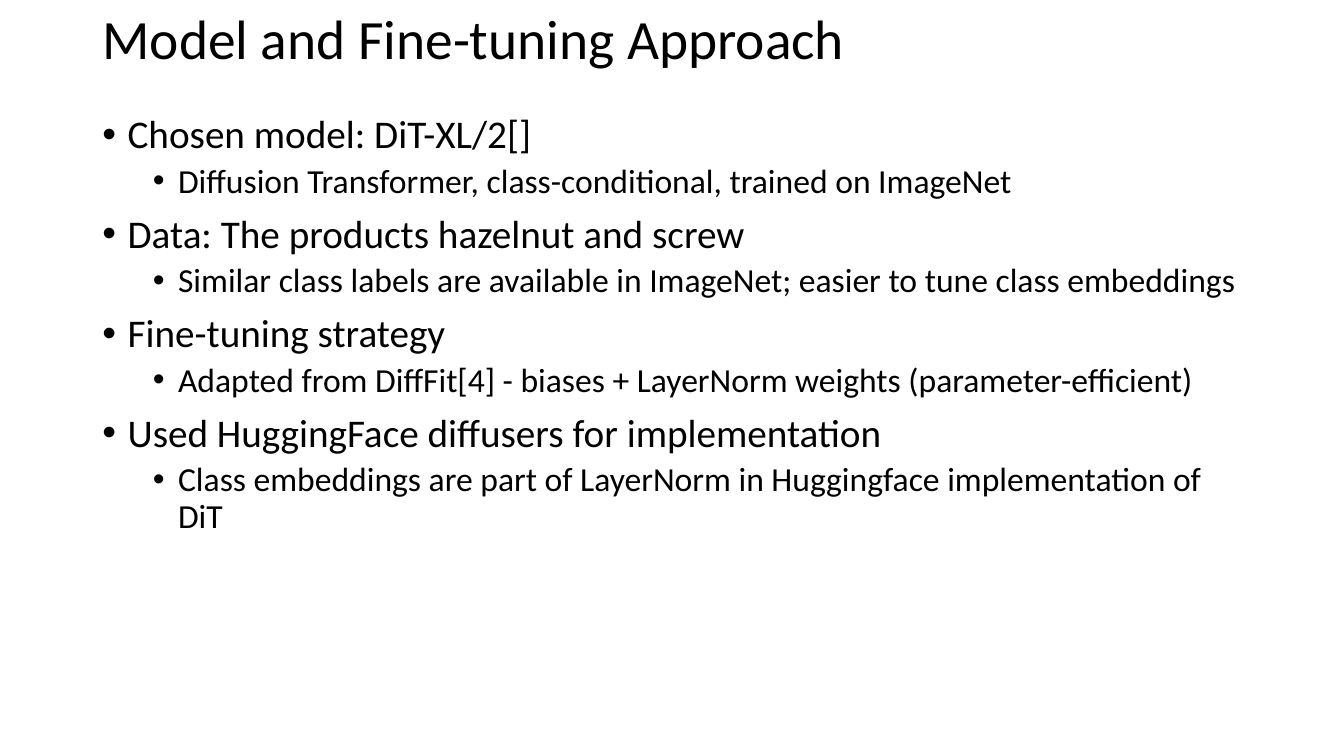
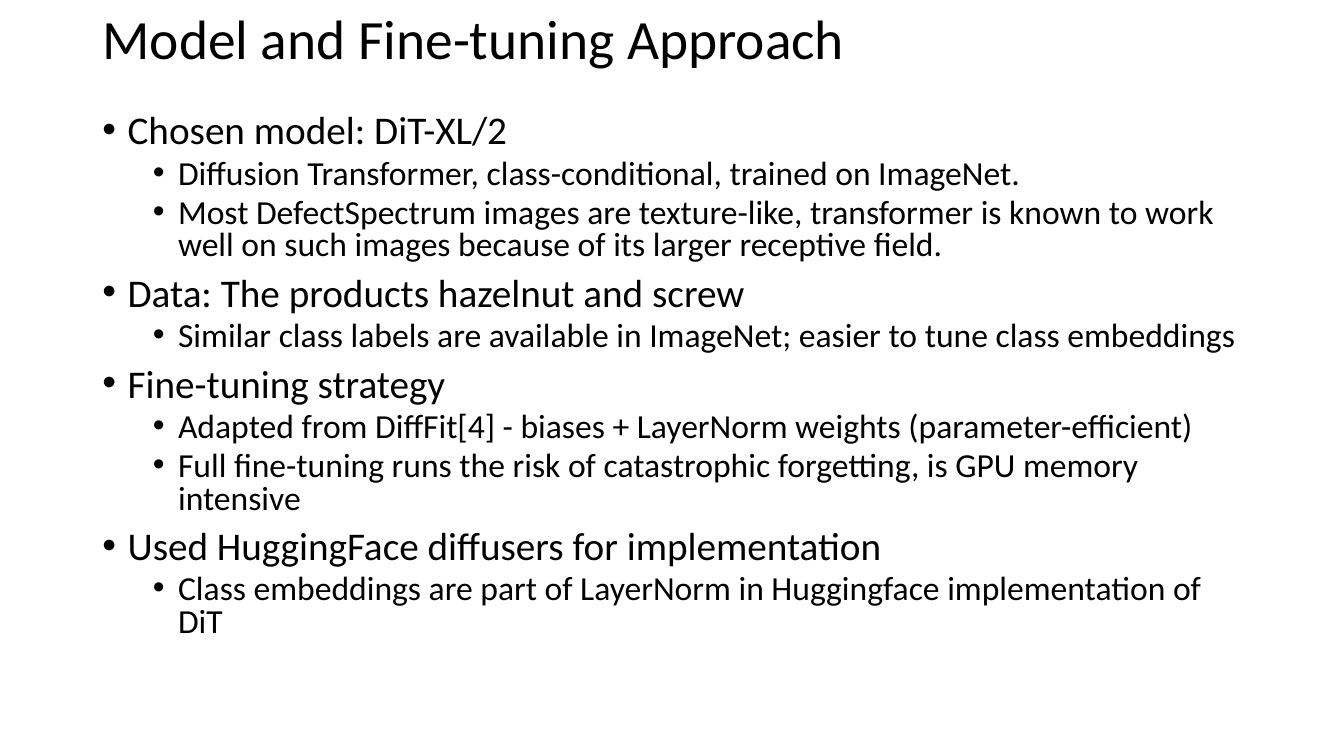
Before and after one commit to avadhutsardeshmukh/dit-finetune, a slide deck: slide 3 of AI_Challenge.pptx. Drawn at 1344x756 pixels with LibreOffice and Linux fonts; fonts in the diff are those of the drawing. Boxes give left, top, right and bottom in pixels: in the first picture for what was removed or moved away, otherwise in the second. Text is boxed around its words. In the diff, an @@ line names an element or a change of style, - is before the commit and + after.

Commit message:
Minor edits in the PPT

```diff
--- a/AI_Challenge.pptx
+++ b/AI_Challenge.pptx
@@ text at box(128, 116, 1213, 262): text changed @@
-• Chosen model: DiT-XL/2[]
-  • Diffusion Transformer, class-conditional, trained on ImageNet
+• Chosen model: DiT-XL/2
+  • Diffusion Transformer, class-conditional, trained on ImageNet.
+  • Most DefectSpectrum images are texture-like, transformer is known to work well on such images because of its larger receptive field.
@@ text at box(128, 279, 1234, 633): line spacing 0.9 to 0.8 @@
@@ text at box(178, 453, 1138, 511): paragraph added @@
+  • Full fine-tuning runs the risk of catastrophic forgetting, is GPU memory intensive
```
Also in this commit, not shown: 1 slide added.
